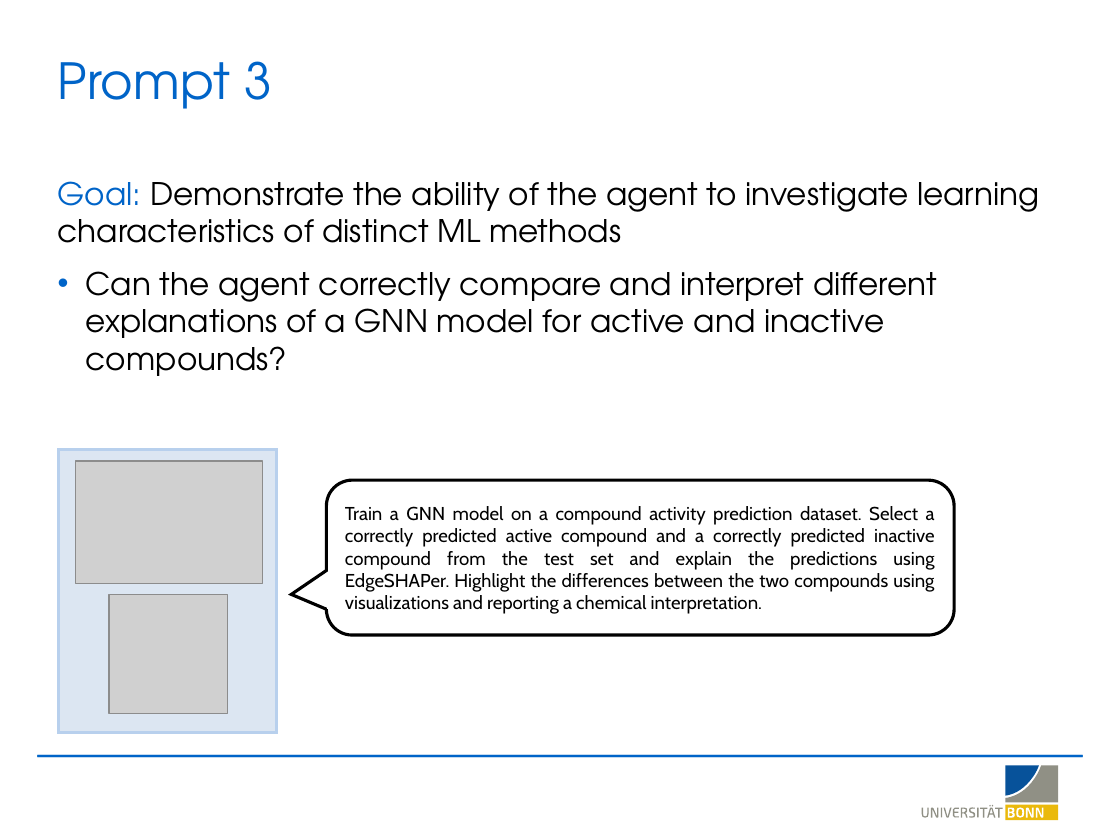
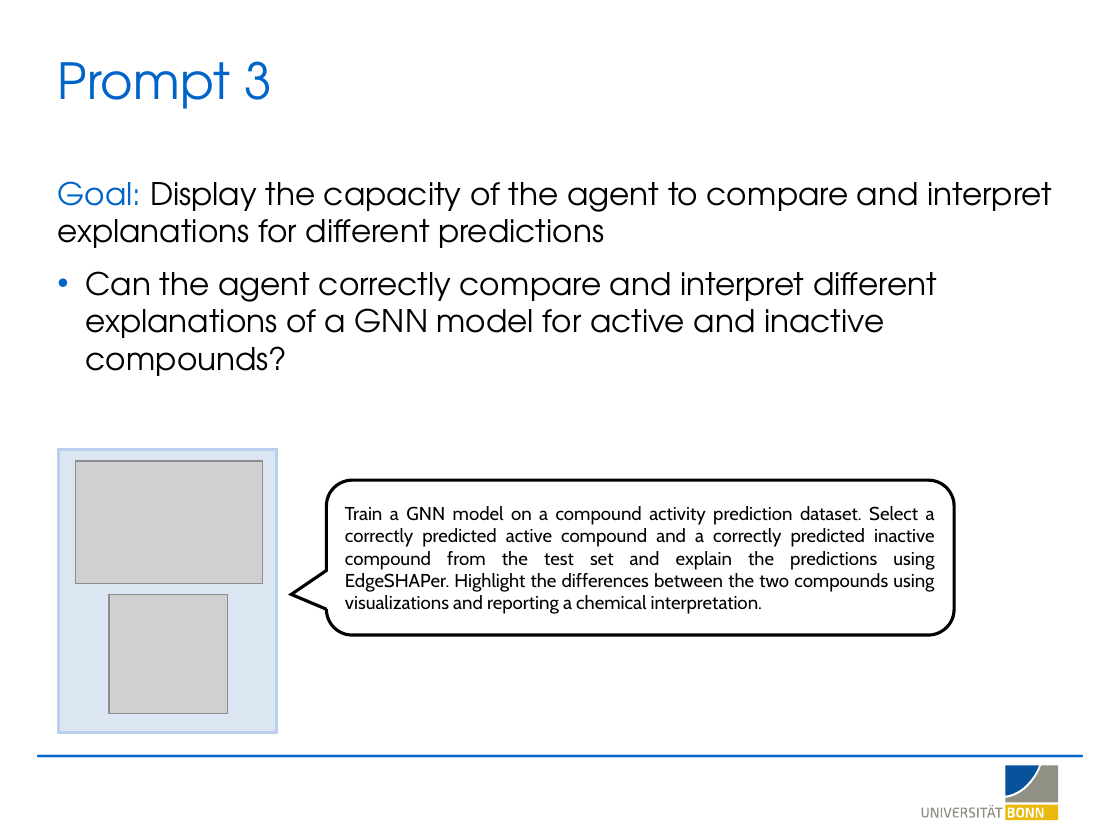
Before and after one commit to LSI-Uni-Bonn/ChemicHAL, a slide deck: slide 12 of slides/AI_Agent_Explainability.pptx. Drawn at 1120x840 pixels with LibreOffice and Linux fonts; fonts in the diff are those of the drawing; grey boxes stand for pictures; background and template pictures are left out. Boxes give left, top, right and bottom in pixels: in the first picture for what was removed or moved away, otherwise in the second. Text is boxed around its words. In the diff, an @@ line names an element or a change of style, - is before the commit and + after.

```diff
--- a/slides/AI_Agent_Explainability.pptx
+++ b/slides/AI_Agent_Explainability.pptx
@@ text at (58, 181, 1051, 248): text changed @@
-Goal: Demonstrate the ability of the agent to investigate learning characteristics of distinct ML methods
+Goal: Display the capacity of the agent to compare and interpret explanations for different predictions
```
Also in this commit, not shown: 9 other slides changed, 4 other files.
